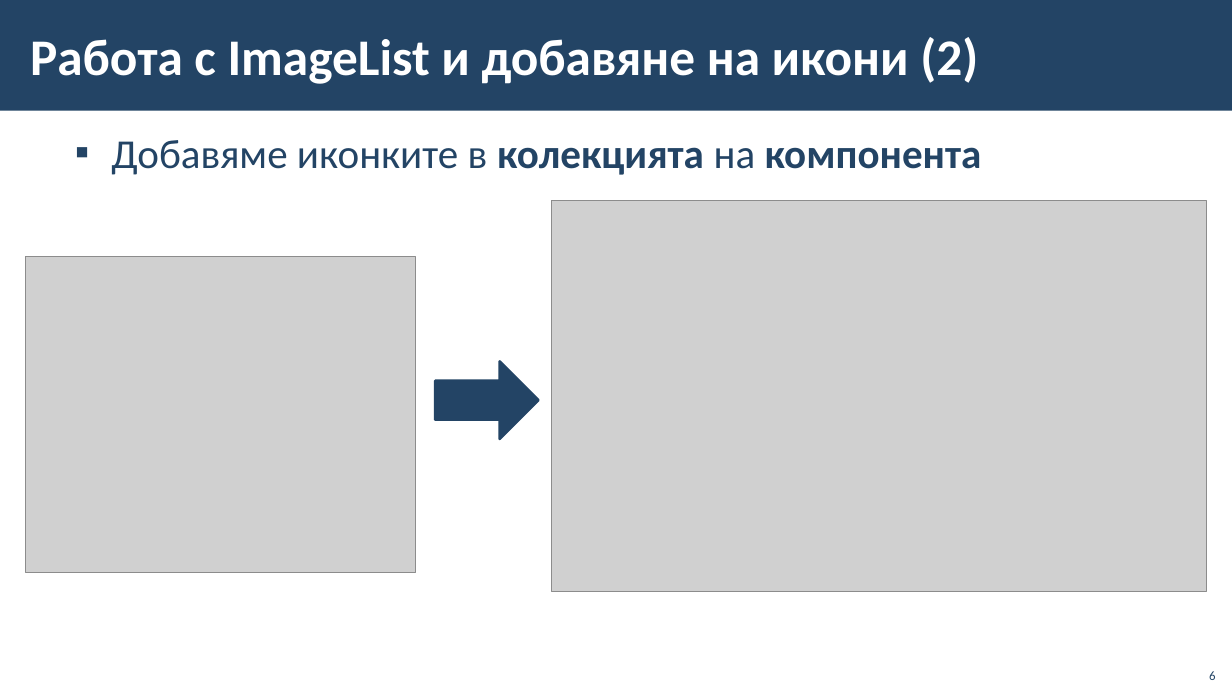
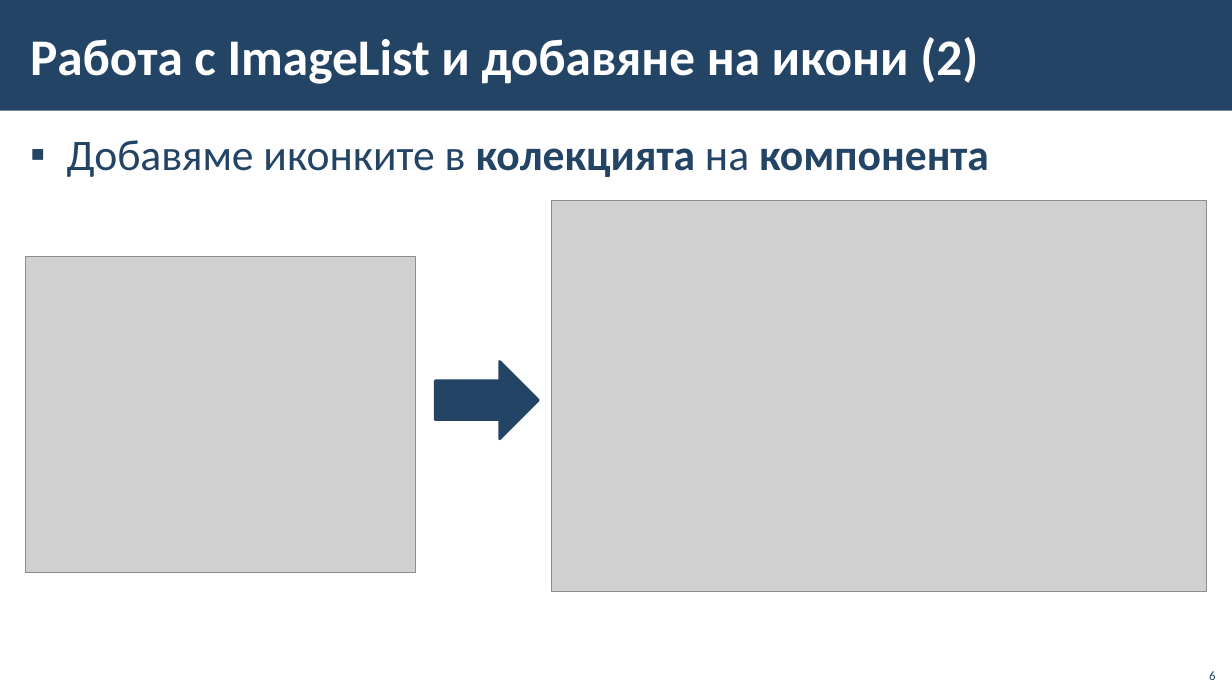
Before and after one commit to BG-IT-Edu/School-Programming, a slide deck: slide 6 of Courses/Software-Sciences/Module-4-Information-Systems-New/12-Implementation-of-Information-System/12.2-Implementation-of-Information-System.pptx. Drawn at 1232x693 pixels with LibreOffice and Linux fonts; fonts in the diff are those of the drawing; grey boxes stand for pictures; background and template pictures are left out. Boxes give left, top, right and bottom in pixels: in the first picture for what was removed or moved away, otherwise in the second. Text is boxed around its words. In the diff, an @@ line names an element or a change of style, - is before the commit and + after.

```diff
--- a/Courses/Software-Sciences/Module-4-Information-Systems-New/12-Implementation-of-Information-System/12.2-Implementation-of-Information-System.pptx
+++ b/Courses/Software-Sciences/Module-4-Information-Systems-New/12-Implementation-of-Information-System/12.2-Implementation-of-Information-System.pptx
@@ text "Добавяме иконките в колекцията на ..." at (67, 140, 989, 177): size 32 to 34 pt; list level 2 to 1 in "Добавяме иконките в колекцията на ..." @@
```
Also in this commit, not shown: 3 other slides changed.
